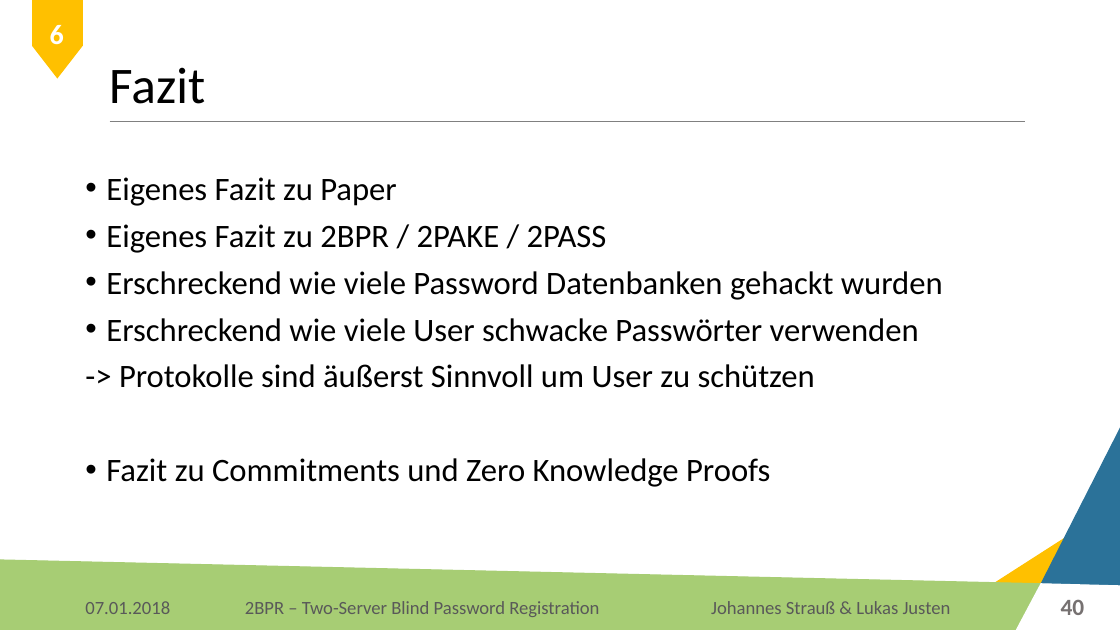
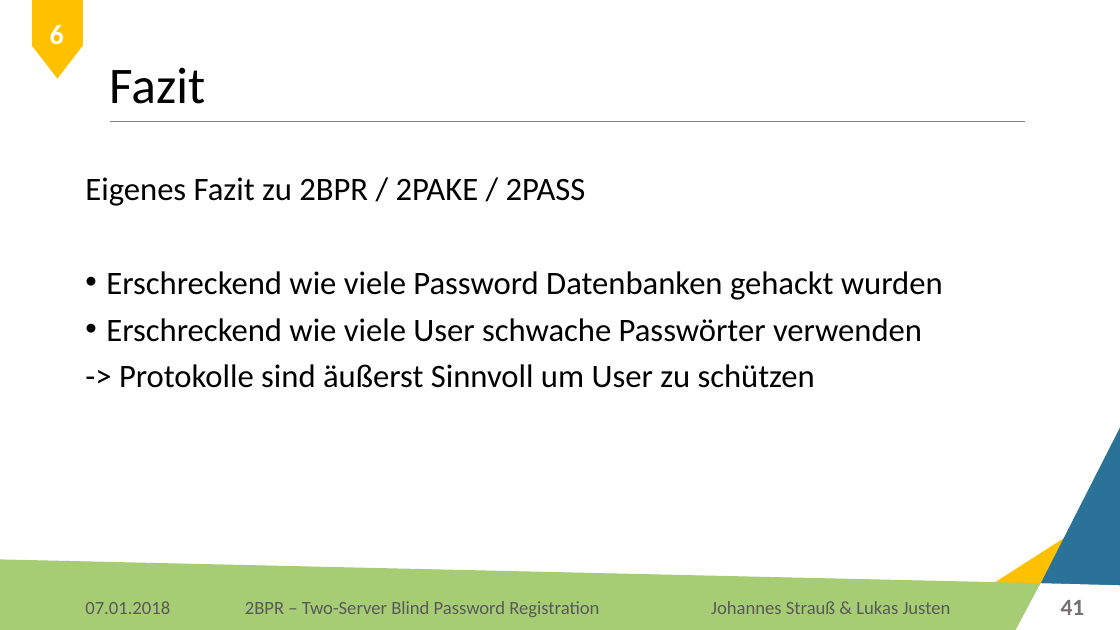
Before and after one commit to Lukas-Justen/IT-Security-2BPR, a slide deck: slide 41 of 2BPR.pptx (slide 40 before the commit). Drawn at 1120x630 pixels with LibreOffice and Linux fonts; fonts in the diff are those of the drawing; background and template pictures are left out. Boxes give left, top, right and bottom in pixels: in the first picture for what was removed or moved away, otherwise in the second. Text is boxed around its words. In the diff, an @@ line names an element or a change of style, - is before the commit and + after.

Commit message:
fix

```diff
--- a/2BPR.pptx
+++ b/2BPR.pptx
@@ text at <box>85,177,586,206</box>: bullet • to none @@
@@ text at <box>106,177,397,206</box>: paragraph removed @@
-• Eigenes Fazit zu Paper
@@ text at <box>106,318,922,342</box>: text changed @@
-• Erschreckend wie viele User schwacke Passwörter verwenden
+• Erschreckend wie viele User schwache Passwörter verwenden
@@ text at <box>106,458,770,487</box>: paragraph removed @@
-• Fazit zu Commitments und Zero Knowledge Proofs
@@ page number at <box>1061,600,1085,615</box>: text changed @@
-40
+41
```
Also in this commit, not shown: 1 other slide changed, 1 slide added.
